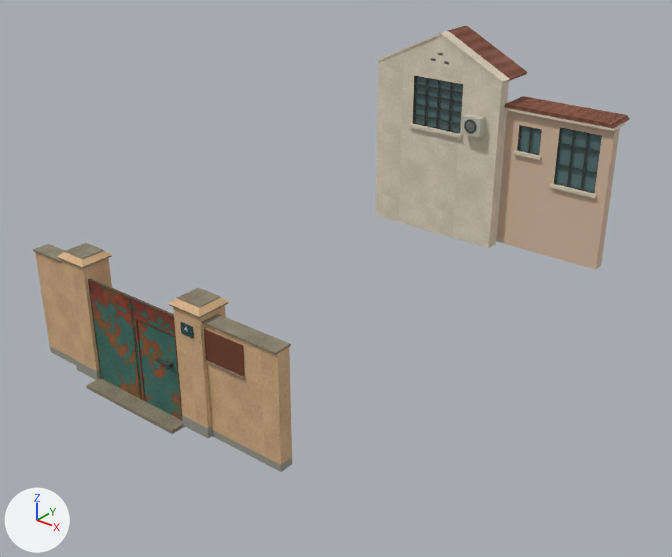
A saved change to the glTF model projects/shanghai/assets/models/candidates/changning-yicun-no4-garden-gate/raw.glb.
Camera for both pictures: a 50 mm lens placed at (11.6, -8.87, 9.32), pointed at (1.34, 3.96, 1.36). The lights are fixed; the arrows at lower left show +X, +Y and +Z. The first picture is the older version. Vertices at exactly the same position are counted once.

Names of what the first picture shows: '00.threshold', '01.East-rendered-gatepost', '01.West-rendered-gatepost', '02.east-painted-iron-leaf', '02.west-painted-iron-leaf', '03.east-wall', '03.west-wall', '10.front-render-wall', '11.four-light-steel-window-glass', '15.east-wing', '15.east-wing-tiled-roof', '15.tiled-edge', '15.wing-tall-window-glass' and 29 more.
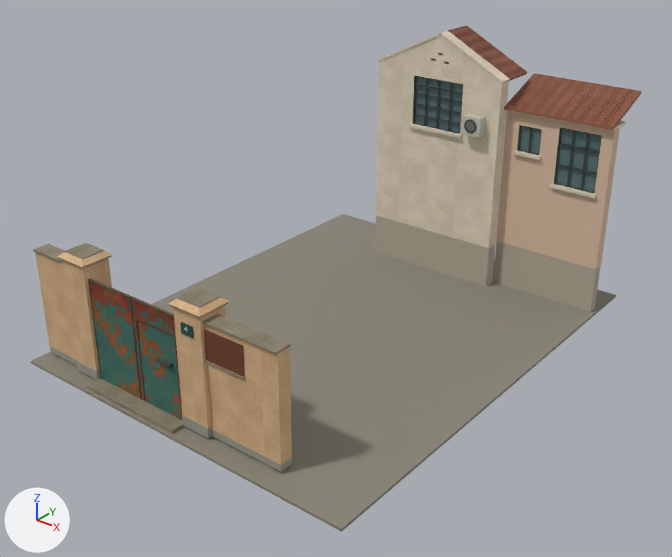
Pixel boxes [x1, y1, x2, y2] of what changed, in the pictures (672 x 557 px):
'00.display-datum-not-historic-paving', added: after [30, 214, 616, 532]
'00.rear-section-support', added: after [375, 216, 600, 312]
'15.east-wing-tiled-roof', reshaped (9% wider, 76% taller): before [504, 96, 630, 128]; after [504, 73, 642, 130]
'15.tiled-edge', reshaped (11% wider, 93% taller): before [507, 96, 628, 124]; after [505, 73, 640, 128]

The change in detail:
Material 'Neutral support below the photographed cut' (mat_neutral_support_below_the_photographed_cut) is new.
Its base color is (0.451, 0.397, 0.309) (grey #b3a997).
Its roughness is 0.82.
Material 'Exhibition ground datum' (mat_exhibition_ground_datum) is new.
Its base color is (0.25, 0.235, 0.188) (grey #898578).
Its roughness is 0.82.
me_15_east_wing_tiled_roof is used by ob_15_east_wing_tiled_roof; location (0.0, 0.0, 0.0).
me_15_east_wing_tiled_roof had 8 vertices, 12 faces and spanned x 2.44..4.84, y 8.2..9.0, z 4.05..4.12.
me_15_east_wing_tiled_roof now has 8 vertices, 12 faces and spans x 2.44..4.84, y 8.19..9.4, z 4.01..4.54.
me_15_east_wing_tiled_roof part 1: the whole mesh is rebuilt.
me_15_east_wing_tiled_roof gains material mat_raised_edges_of_roof_tiles (brown #986148).
me_15_tiled_edge is used by ob_15_tiled_edge; location (0.0, 0.0, 0.0).
me_15_tiled_edge had 272 vertices, 408 faces and spanned x 2.47..4.78, y 8.2..8.98, z 4.12..4.13.
me_15_tiled_edge now has 228 vertices, 152 faces and spans x 2.46..4.82, y 8.19..9.4, z 4.07..4.55.
me_15_tiled_edge part 2: 272 vertices removed from x 2.47..4.78, y 8.2..8.98, z 4.12..4.13; 228 vertices added at x 2.46..4.82, y 8.19..9.4, z 4.07..4.55.
Mesh me_00_rear_section_support is new.
It consists of a box spanning x -0.67..2.44, y 8.01..8.3, z -0.04..0.91; a box spanning x 2.44..4.81, y 8.33..8.56, z -0.04..0.97.
It uses material mat_neutral_support_below_the_photographed_cut (grey #b3a997).
Mesh me_00_display_datum_not_historic_paving is new.
It is a box spanning x -2.81..4.91, y -0.37..9.45, z -0.09..-0.04.
It uses material mat_exhibition_ground_datum (grey #898578).
Object '00.rear-section-support' (ob_00_rear_section_support) is new; it shows me_00_rear_section_support.
Its location is (0.0, 0.0, 0.0).
Object '00.display-datum-not-historic-paving' (ob_00_display_datum_not_historic_paving) is new; it shows me_00_display_datum_not_historic_paving.
Its location is (0.0, 0.0, 0.0).
